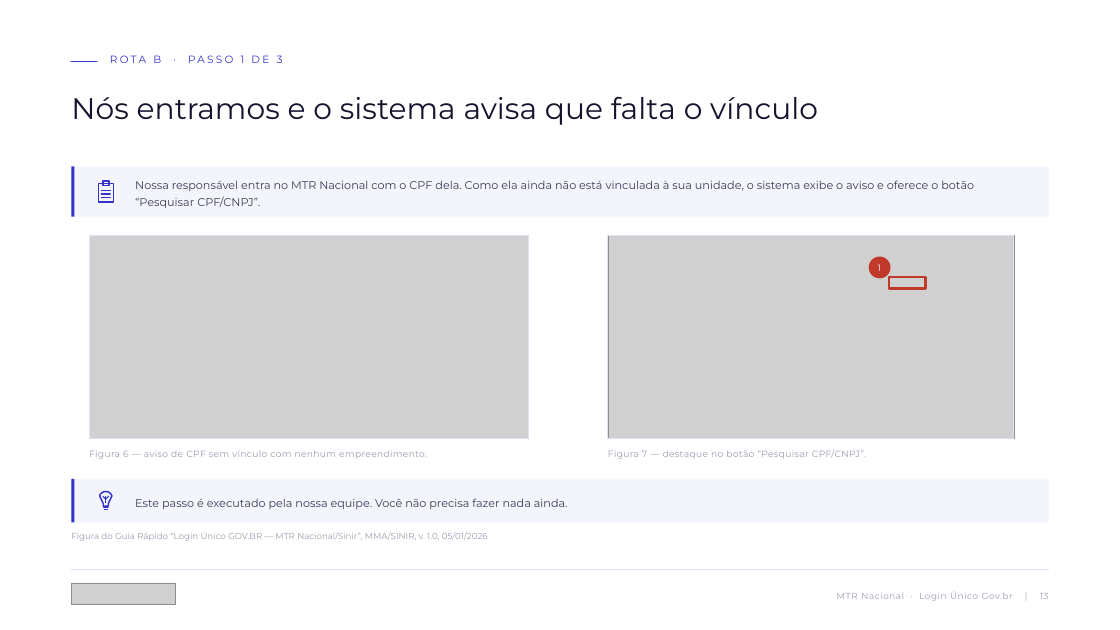
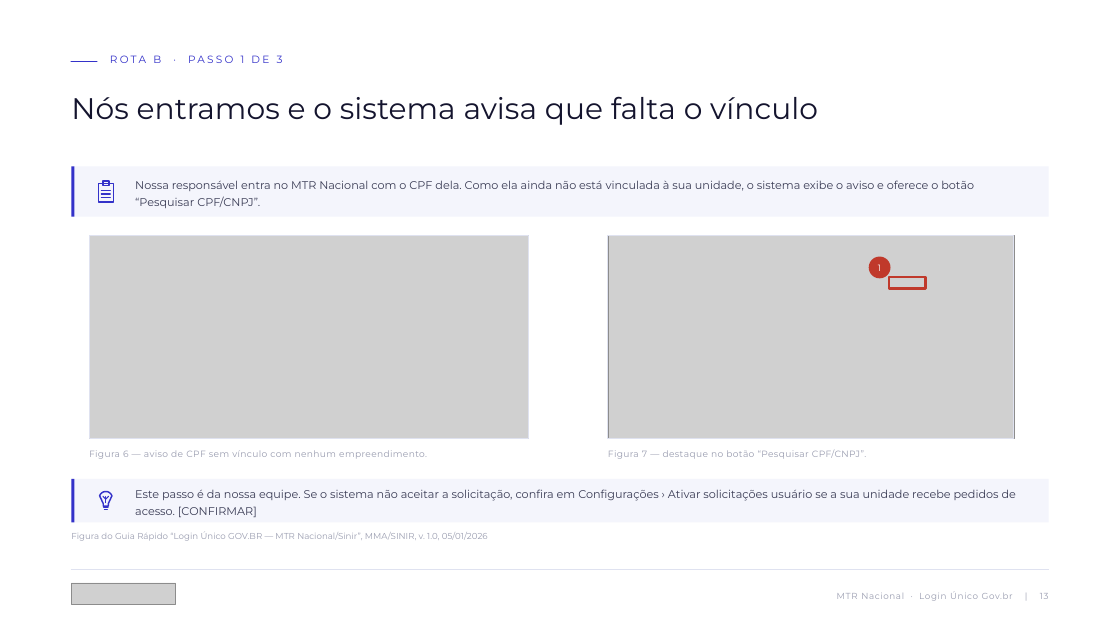
Before and after one commit to giovaniwawa789-beep/Kiro, a slide deck: slide 13 of apresentacoes/sinir_mtr/Nunes_Lucato_MTR_Login_Unico_Govbr.pptx. Drawn at 1120x630 pixels with LibreOffice and Linux fonts; fonts in the diff are those of the drawing; grey boxes stand for pictures. Boxes give left, top, right and bottom in pixels: in the first picture for what was removed or moved away, otherwise in the second. Text is boxed around its words. In the diff, an @@ line names an element or a change of style, - is before the commit and + after.

```diff
--- a/apresentacoes/sinir_mtr/Nunes_Lucato_MTR_Login_Unico_Govbr.pptx
+++ b/apresentacoes/sinir_mtr/Nunes_Lucato_MTR_Login_Unico_Govbr.pptx
@@ text at [135,489,1016,517]: text changed @@
-Este passo é executado pela nossa equipe. Você não precisa fazer nada ainda.
+Este passo é da nossa equipe. Se o sistema não aceitar a solicitação, confira em Configurações › Ativar solicitações usuário se a sua unidade recebe pedidos de acesso. [CONFIRMAR]
```
Also in this commit, not shown: 10 other slides changed, 1 slide added, 1 slide removed, 8 other files.
